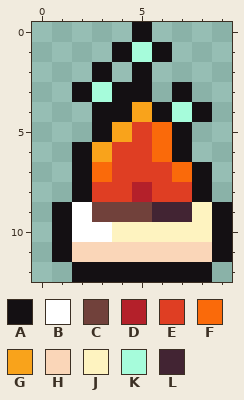
Two versions of one pixel-art sprite, assets/icons/coin/sarpedon_icon.png. The picture above was drawn from the file before the commit.
The file is 10x13 pixels.
Palette (. is transparent): A #141013  B #ffffff  C #71413b  D #b4202a  E #df3e23  F #fa6a0a  G #f9a31b  H #fad6b8  J #fef3c0  K #a6fcdb  L #422433
Once edited:
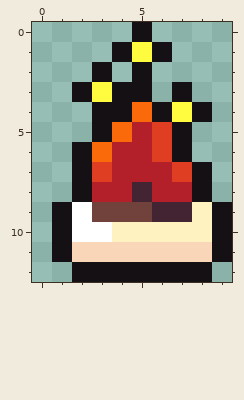
From old to new:
colour K: #a6fcdb -> #fffc40
y 4: x 5 G -> F
y 5: x 4..6 GEF -> FDE
y 6: x 3..6 GEEF -> FDDE
y 7: x 3..7 FEEEF -> EDDDE
y 8: x 3..7 EEDEE -> DDLDD
Boxes around the changes in both pictures, in picture pixels (x1, y1, x2, y2):
changed: (92, 42, 192, 202)
